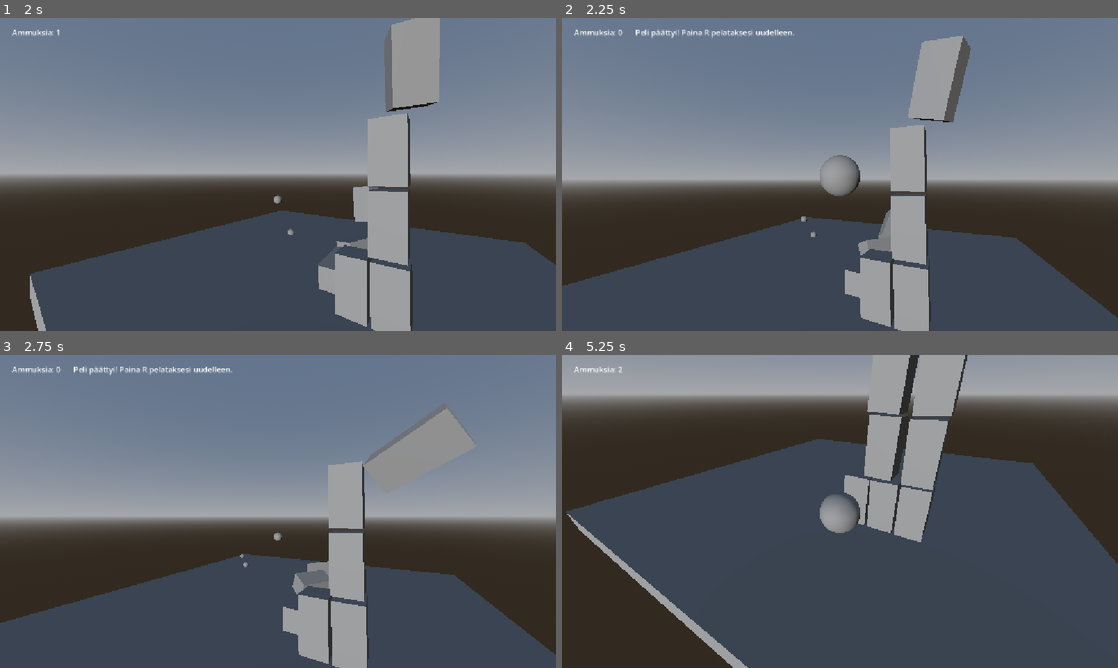
Above: before the commit, frames 1-4 (two rows, left to right).
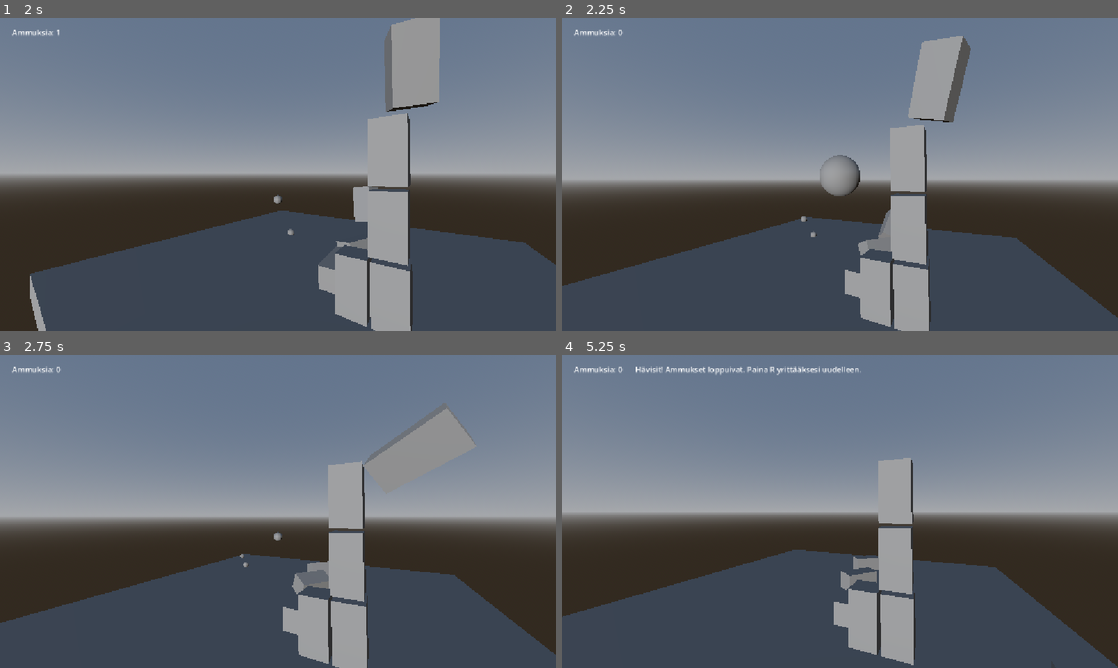
Above: after the commit, the same moments.

Repository: santtu-kumpulainen/3d-fysiikkapeli
Game: Godot game, scene res://scenes/root.tscn
The game is run twice, just before and just after one commit, with the same random seed, the same clock (stepped at 60 frames per second) and the same inputs.
Inputs (mouse positions are in pixels of both pictures, inside the frame that each line leads up to):
- Up to frame 1 (2 s): tap Enter at 0.5 s; move the mouse to (305, 174) at 0.52 s; tap R at 0.6, 1.35 s; click (305, 174) at 0.67 s; move the mouse to (250, 174) at 1.27 s; click (250, 174) at 1.42 s
- Up to frame 2 (2.25 s): move the mouse to (851, 168) at 2.02 s; tap R at 2.1 s; click (851, 168) at 2.17 s
- Up to frame 3 (2.75 s): no input
- Up to frame 4 (5.25 s): move the mouse to (812, 574) at 2.77 s; tap R every 0.75 s from 2.85 to 5.1 s; click (812, 574) at 2.92 s; move the mouse to (878, 514) at 3.52 s; click (878, 514) at 3.67 s; move the mouse to (795, 508) at 4.27 s; click (795, 508) at 4.42 s; move the mouse to (867, 511) at 5.02 s; click (867, 511) at 5.17 s

Frame 1 is identical in both runs. In frame 2, 0.3% of the frame differs, in the area x 13-42%, y 3-7%; in frame 3, 0.3%; in frame 4, 75%, in the area x 0-100%, y 0-100%.

Commit message:
Task 5: Final fixes to win and loss condition

Diff:
--- a/3d_fysiikkapeli/scenes/box.tscn
+++ b/3d_fysiikkapeli/scenes/box.tscn
@@ -6,7 +6,7 @@
 [sub_resource type="BoxMesh" id="BoxMesh_py7em"]
 size = Vector3(1, 1.9833984, 1)
 
-[node name="Box" type="RigidBody3D" unique_id=1642724522]
+[node name="Box" type="RigidBody3D" unique_id=1642724522 groups=["tower_boxes"]]
 
 [node name="CollisionShape3D" type="CollisionShape3D" parent="." unique_id=2066689434]
 transform = Transform3D(1, 0, 0, 0, 1, 0, 0, 0, 1, 1, 1, 1)
--- a/3d_fysiikkapeli/scenes/root.gd
+++ b/3d_fysiikkapeli/scenes/root.gd
@@ -8,6 +8,7 @@
 @onready var camera: Camera3D = $Camera3D
 @onready var ammo_label: Label = $CanvasLayer/AmmoLabel
 @onready var victory_label: Label = $CanvasLayer/Message
+
 
 var ammo_left := 3
 var game_over := false
@@ -44,6 +45,7 @@
 
 
 
+
 func shoot() -> void:
 	if game_over or ammo_left <= 0:
 		return
@@ -59,7 +61,57 @@
 	projectile.apply_central_impulse(direction * force)
 
 	if ammo_left == 0:
-		game_over = true
-		victory_label.text = "Peli päättyi! Paina R pelataksesi uudelleen."
-		victory_label.visible = true
-		Input.mouse_mode = Input.MOUSE_MODE_VISIBLE
+		await get_tree().create_timer(3.0).timeout
+
+		if not game_over:
+			end_game(check_victory())
+
+
+
+
+
+func count_fallen_boxes() -> int:
+	var boxes = get_tree().get_nodes_in_group("tower_boxes")
+	var fallen := 0
+
+	for box in boxes:
+		var up_direction = box.global_transform.basis.y.normalized()
+		var angle = up_direction.angle_to(Vector3.UP)
+
+		if angle >= deg_to_rad(45.0):
+			fallen += 1
+
+	return fallen
+
+
+
+func check_victory() -> bool:
+	var boxes = get_tree().get_nodes_in_group("tower_boxes")
+
+	if boxes.is_empty():
+		return false
+
+	return float(count_fallen_boxes()) / float(boxes.size()) >= 0.8
+
+
+func _process(_delta: float) -> void:
+	if game_over:
+		return
+
+	if check_victory():
+		end_game(true)
+
+
+func end_game(won: bool) -> void:
+	if game_over:
+		return
+
+	game_over = true
+
+	if won:
+		victory_label.text = "Voitit! Vähintään 80 % laatikoista putosi. Paina R pelataksesi uudelleen."
+	else:
+		victory_label.text = "Hävisit! Ammukset loppuivat. Paina R yrittääksesi uudelleen."
+
+	victory_label.visible = true
+	Input.mouse_mode = Input.MOUSE_MODE_VISIBLE
--- a/3d_fysiikkapeli/scenes/root.tscn
+++ b/3d_fysiikkapeli/scenes/root.tscn
@@ -22,6 +22,8 @@
 [node name="Root" type="Node3D" unique_id=109334602]
 script = ExtResource("1_twpsu")
 projectile_scene = ExtResource("2_twpsu")
+force = null
+mouse_sensitivity = null
 
 [node name="DirectionalLight3D" type="DirectionalLight3D" parent="." unique_id=1815335512]
 transform = Transform3D(1, 0, 0, 0, 1, 0, 0, 0, 1, -63.04138, 11.11883, -23.560274)
